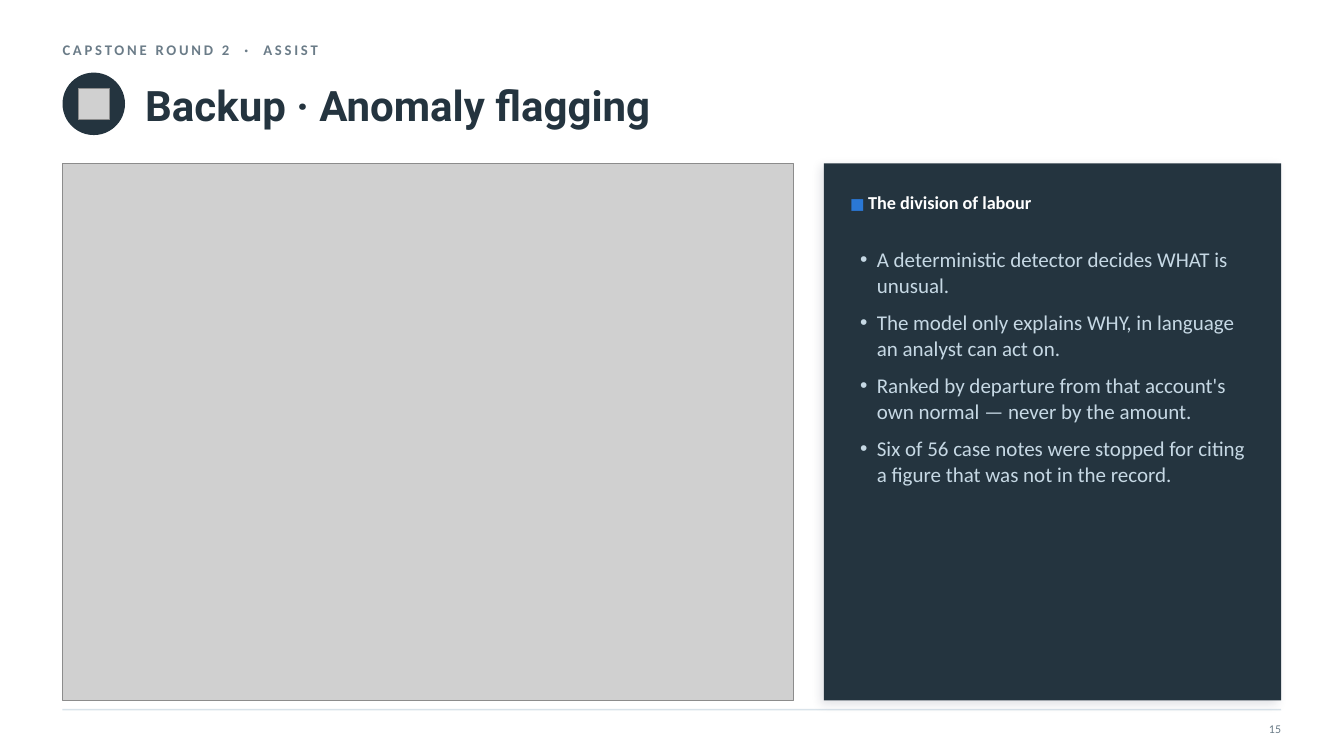
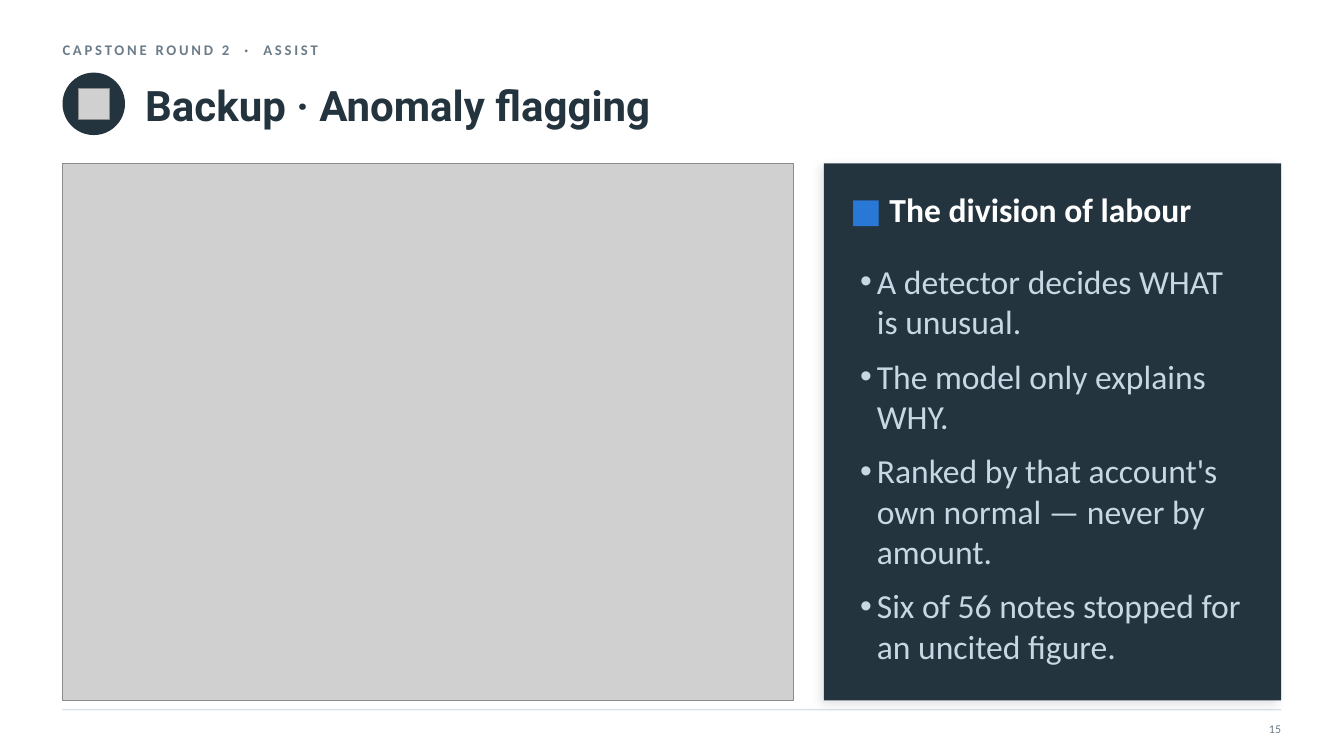
Before and after one commit to nyelugo/PROJECT-Capstone-AI-Consulting, a slide deck: slide 18 of presentation.pptx. Drawn at 1344x756 pixels with LibreOffice and Linux fonts; fonts in the diff are those of the drawing; grey boxes stand for pictures. Boxes give left, top, right and bottom in pixels: in the first picture for what was removed or moved away, otherwise in the second. Text is boxed around its words. In the diff, an @@ line names an element or a change of style, - is before the commit and + after.

```diff
--- a/presentation.pptx
+++ b/presentation.pptx
@@ text "■ The division of labour" at <box>889,198,1192,223</box>: size 11 to 24 pt in "■"; size 13 to 24 pt @@
@@ text at <box>877,270,1241,665</box>: text changed; size 15 to 24 pt @@
-• A deterministic detector decides WHAT is unusual.
-• The model only explains WHY, in language an analyst can act on.
-• Ranked by departure from that account's own normal — never by the amount.
-• Six of 56 case notes were stopped for citing a figure that was not in the record.
+• A detector decides WHAT is unusual.
+• The model only explains WHY.
+• Ranked by that account's own normal — never by amount.
+• Six of 56 notes stopped for an uncited figure.
```
Also in this commit, not shown: 16 other slides changed, 3 other files.
